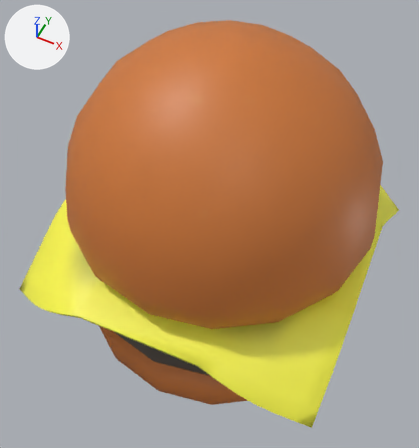
The FBX model ArtAssets/burger.fbx: old version first, new version second.
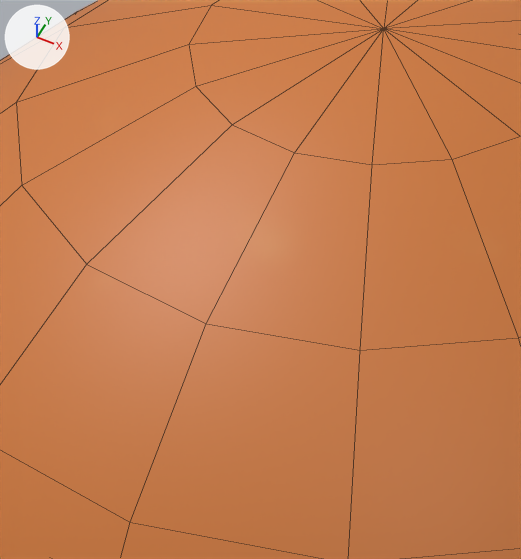
The first picture shows the older version from a 50 mm lens placed at (0.0452, -0.0981, 0.1449), pointed at (-0.0005, -0.0066, 0.0305). The close-ups show both versions on the part from 31% to 62% of the width and 9% to 40% of the height of that picture; other places that the commit changed are outside them. Lighting does not change. The marker at upper left points along +X, +Y and +Z. The close-ups show mesh edges as thin lines. Where no turn or scale is listed for an object, it has been applied to the vertices.
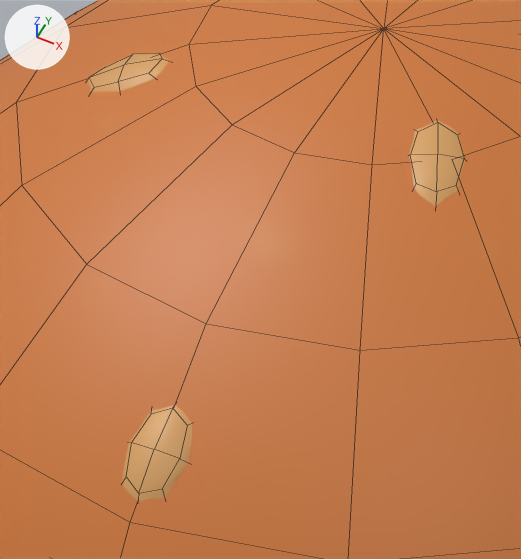
The change, as a diff of the scene's bpy script:
```diff
--- a/ArtAssets/burger.fbx.py
+++ b/ArtAssets/burger.fbx.py
@@ me_mesh_008 @@
+me_mesh_008.from_pydata(...)  # 17 vertices, 12 faces; spans x -0.00213..0.00213, y -0.00269..0.00268, z -0.00073..0.00109
+me_mesh_008.materials.append(mat_burger1)  # picture img_burger_png
@@ me_mesh_004 @@
+me_mesh_004.from_pydata(...)  # 17 vertices, 12 faces; spans x -0.0018..0.0018, y -0.02762..-0.02273, z -0.0018..0.0018
+me_mesh_004.materials.append(mat_burger1)  # picture img_burger_png
@@ me_mesh_007 @@
+me_mesh_007.from_pydata(...)  # 17 vertices, 12 faces; spans x -0.00273..0.00273, y -0.00179..0.00179, z -0.00116..0.00139
+me_mesh_007.materials.append(mat_burger1)  # picture img_burger_png
@@ ob_pcube15 @@
+ob_pcube15 = bpy.data.objects.new('pCube15', me_mesh_008)
+ob_pcube15.location = (0.00652, -0.00747, 0.07784)
@@ ob_pcube11 @@
+ob_pcube11 = bpy.data.objects.new('pCube11', me_mesh_004)
+ob_pcube11.location = (0.0, 0.0, 0.06991)
@@ ob_pcube14 @@
+ob_pcube14 = bpy.data.objects.new('pCube14', me_mesh_007)
+ob_pcube14.location = (-0.0123, -0.00572, 0.07655)
```

Pixel boxes (x1, y1, x2, y2) of what changed, in the close-ups (521 x 559 px):
'pCube11', added (orange): after (122, 405, 192, 501)
'pCube15', added (beige): after (409, 120, 465, 206)
'pCube14', added (beige): after (87, 53, 169, 92)
